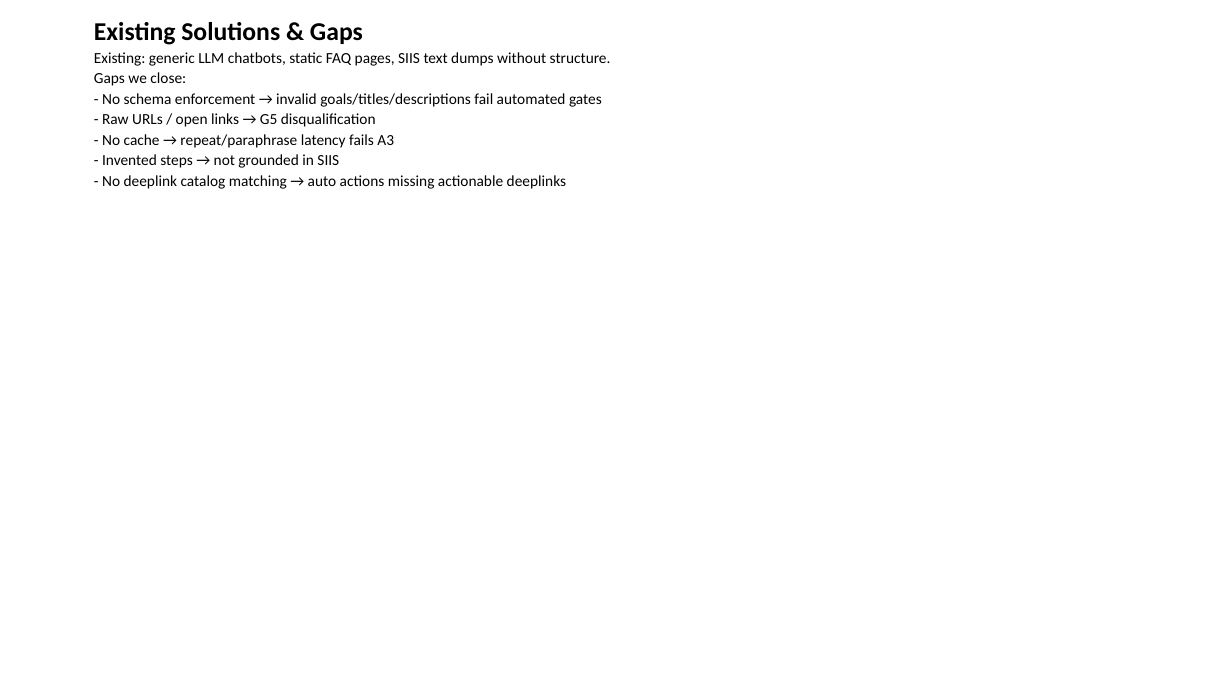
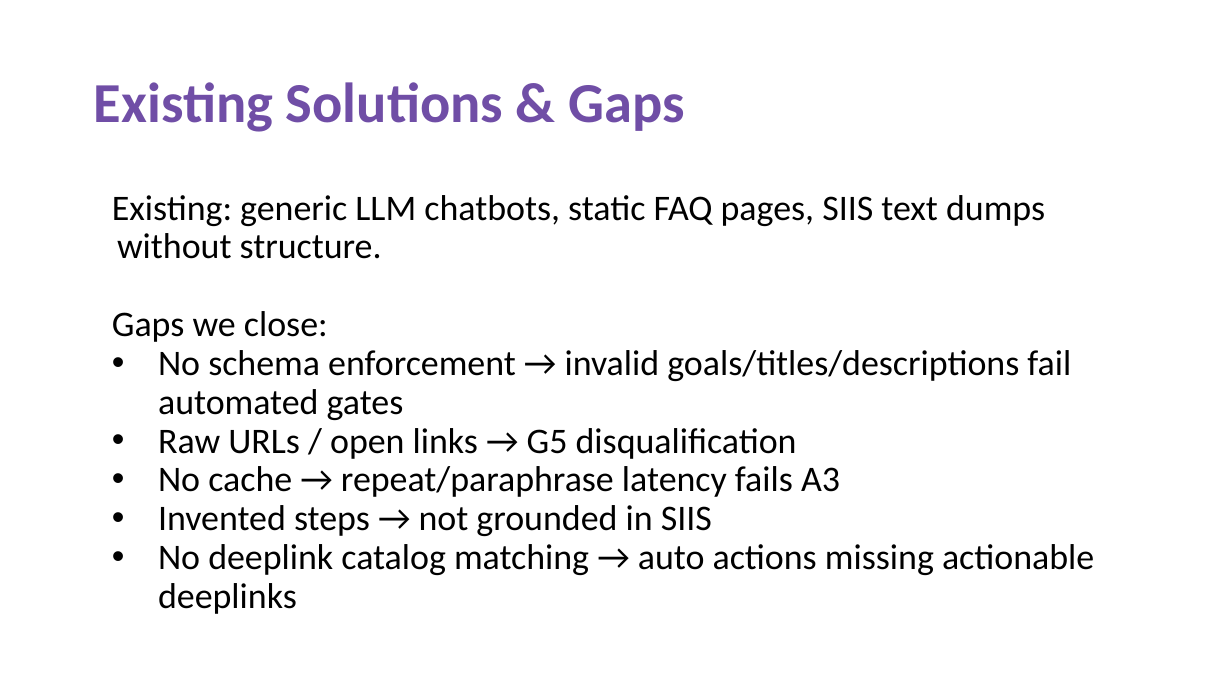
Before and after one commit to visshva-r/SRM_ThinkLoop_Theme2, a slide deck: slide 3 of submission/SRM_ThinkLoop_Submission.pptx. Drawn at 1232x693 pixels with LibreOffice and Linux fonts; fonts in the diff are those of the drawing. Boxes give left, top, right and bottom in pixels: in the first picture for what was removed or moved away, otherwise in the second. Text is boxed around its words. In the diff, an @@ line names an element or a change of style, - is before the commit and + after.

```diff
--- a/submission/SRM_ThinkLoop_Submission.pptx
+++ b/submission/SRM_ThinkLoop_Submission.pptx
@@ title "Existing Solutions & Gaps" at (x1=94, y1=82, x2=684, y2=132): size 20 to 44 pt, text colour #000000 to #704EA6 @@
@@ title at (x1=94, y1=52, x2=611, y2=189): paragraphs removed @@
-Existing: generic LLM chatbots, static FAQ pages, SIIS text dumps without structure.
-Gaps we close:
-- No schema enforcement → invalid goals/titles/descriptions fail automated gates
-- Raw URLs / open links → G5 disqualification
-- No cache → repeat/paraphrase latency fails A3
-- Invented steps → not grounded in SIIS
-- No deeplink catalog matching → auto actions missing actionable deeplinks
@@ text added at (x1=112, y1=195, x2=1094, y2=614), 28 pt, text #000000 @@
+Existing: generic LLM chatbots, static FAQ pages, SIIS text dumps without structure.
+Gaps we close:
+• No schema enforcement → invalid goals/titles/descriptions fail automated gates
+• Raw URLs / open links → G5 disqualification
+• No cache → repeat/paraphrase latency fails A3
+• Invented steps → not grounded in SIIS
+• No deeplink catalog matching → auto actions missing actionable deeplinks
```
Also in this commit, not shown: 10 other slides changed, 1 other file.
